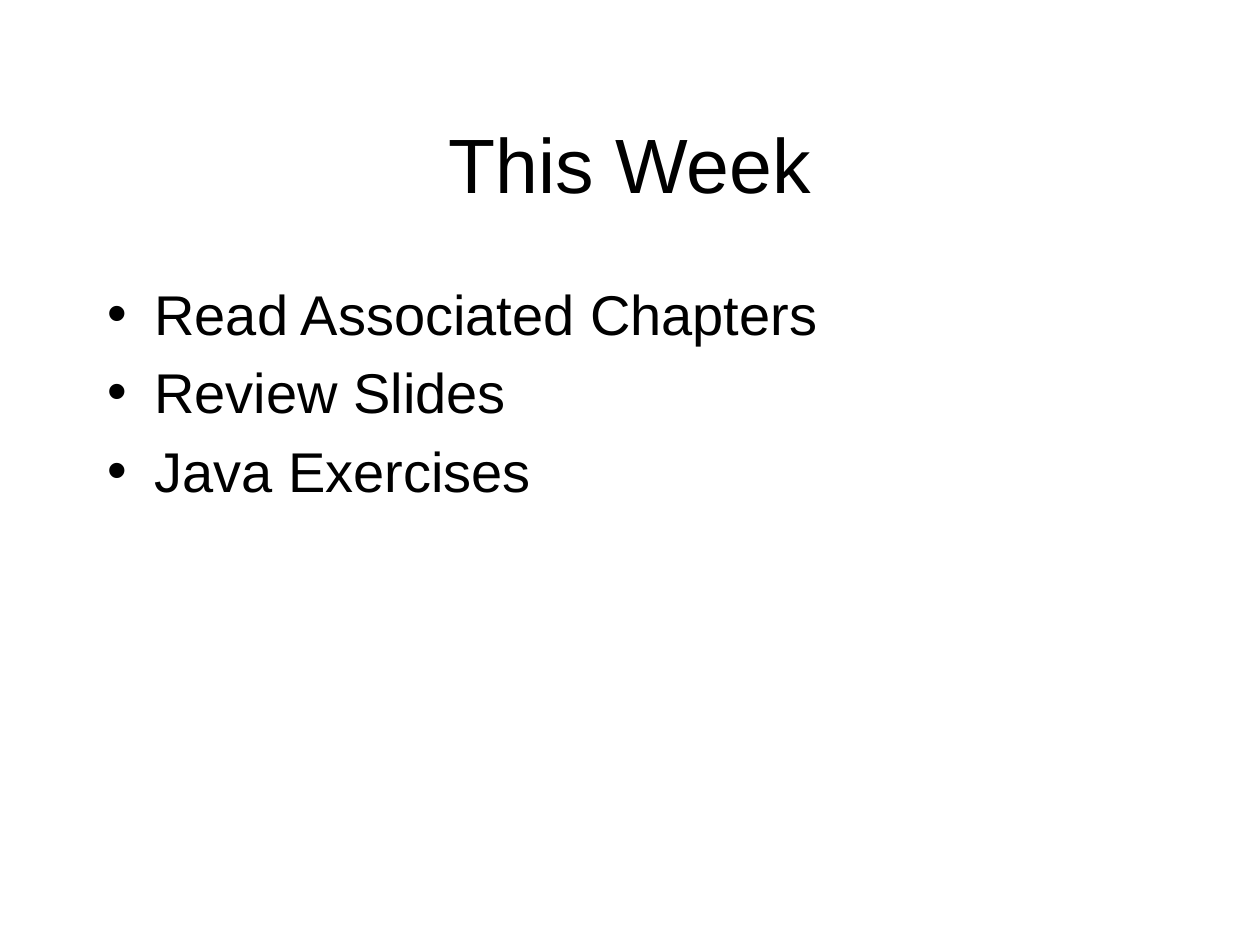
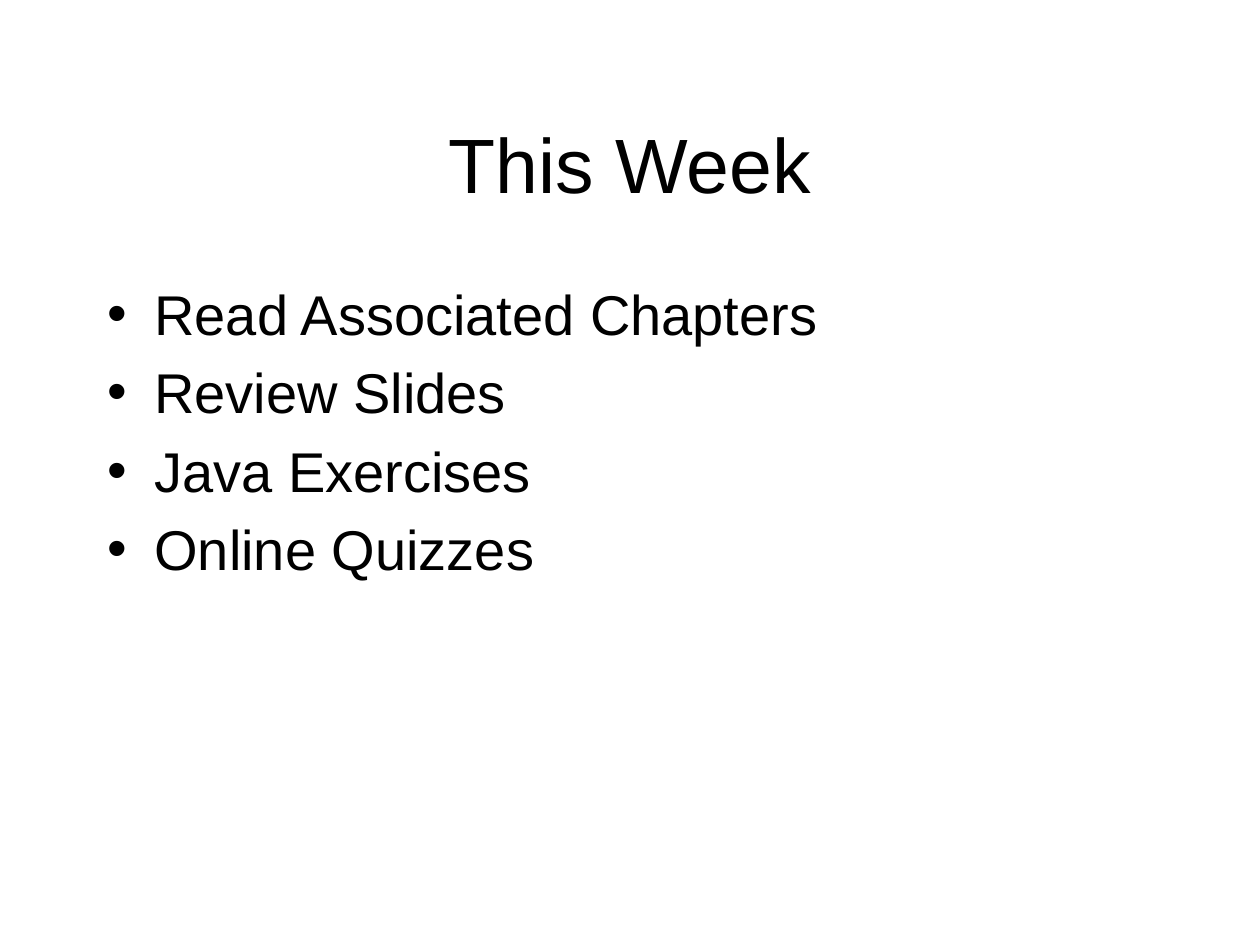
Before and after one commit to octaviordz/zjnu2017.github.io, a slide deck: slide 27 of OOP/lectures/090--Common.Classes.pptx (slide 4 before the commit). Drawn at 1260x945 pixels with LibreOffice and Linux fonts; fonts in the diff are those of the drawing. Boxes give left, top, right and bottom in pixels: in the first picture for what was removed or moved away, otherwise in the second. Text is boxed around its words. In the diff, an @@ line names an element or a change of style, - is before the commit and + after.

```diff
--- a/OOP/lectures/090--Common.Classes.pptx
+++ b/OOP/lectures/090--Common.Classes.pptx
@@ text at [154,529,534,581]: paragraph added @@
+• Online Quizzes
```
Also in this commit, not shown: 3 other slides changed, 25 slides added, 1 slide removed, 7 other files.
